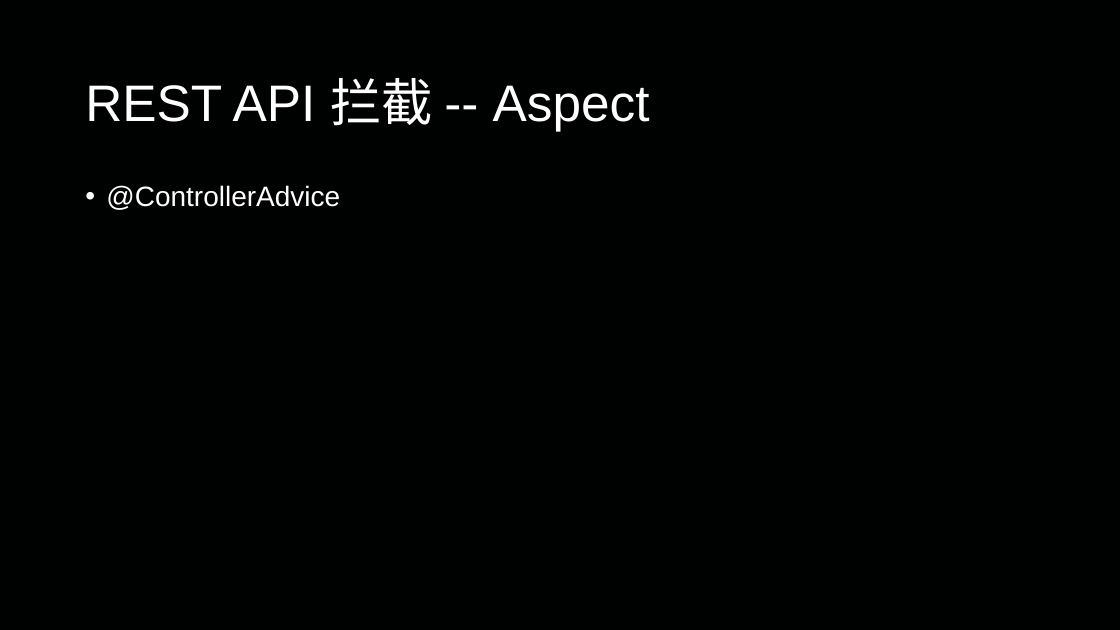
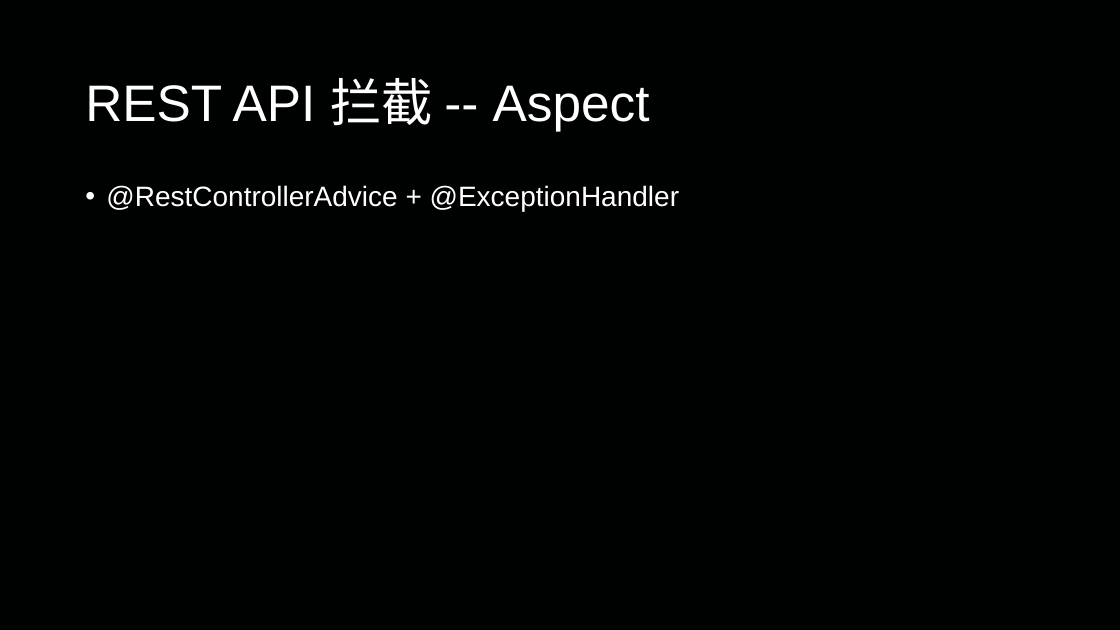
Before and after one commit to jungle0127/SpringBootLearning, a slide deck: slide 10 of FirstDemo/SpringBootIntroduction.pptx. Drawn at 1120x630 pixels with LibreOffice and Linux fonts; fonts in the diff are those of the drawing. Boxes give left, top, right and bottom in pixels: in the first picture for what was removed or moved away, otherwise in the second. Text is boxed around its words. In the diff, an @@ line names an element or a change of style, - is before the commit and + after.

```diff
--- a/FirstDemo/SpringBootIntroduction.pptx
+++ b/FirstDemo/SpringBootIntroduction.pptx
@@ text at (106,185,679,211): text changed @@
-• @ControllerAdvice
+• @RestControllerAdvice + @ExceptionHandler
```
Also in this commit, not shown: 21 other files.
